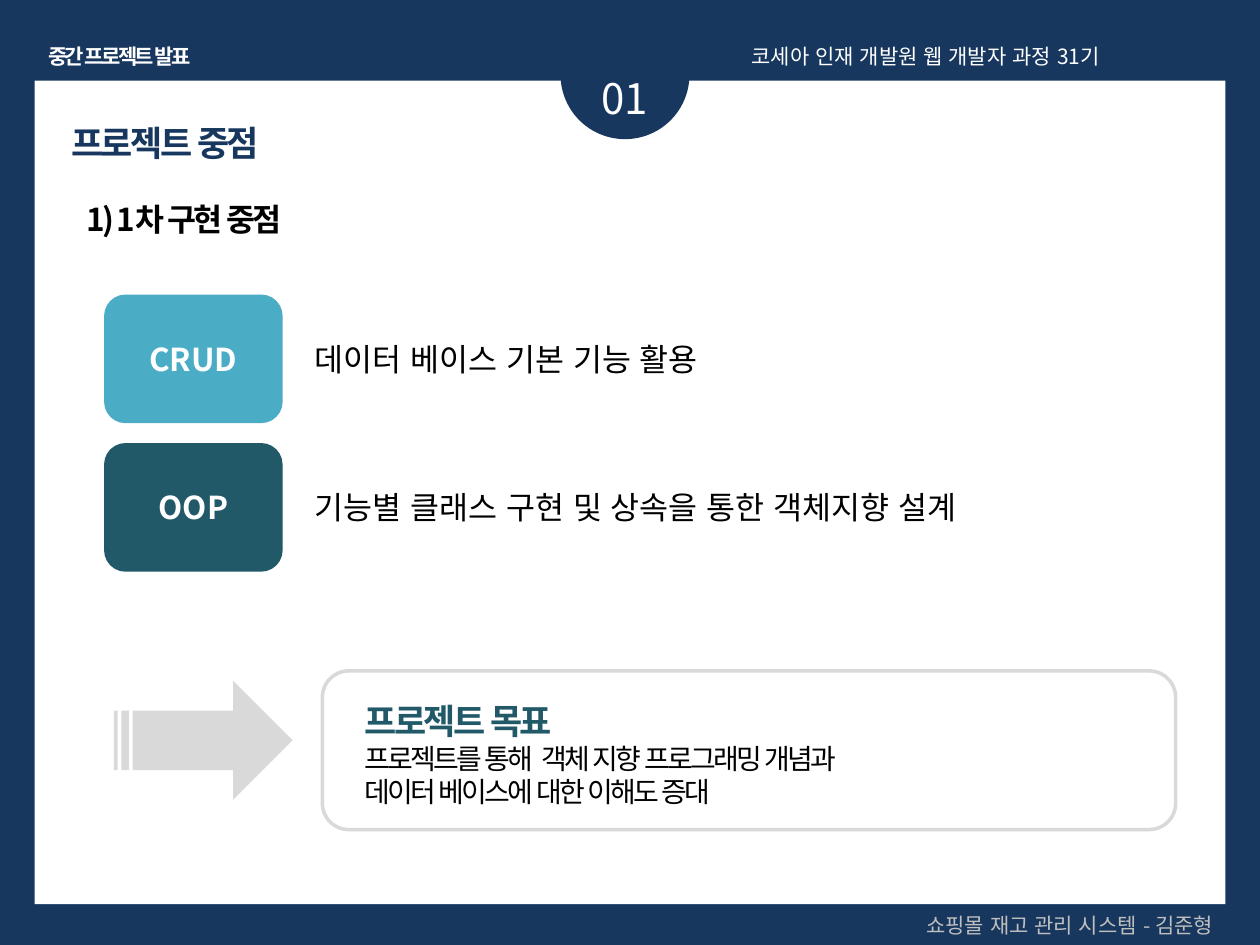
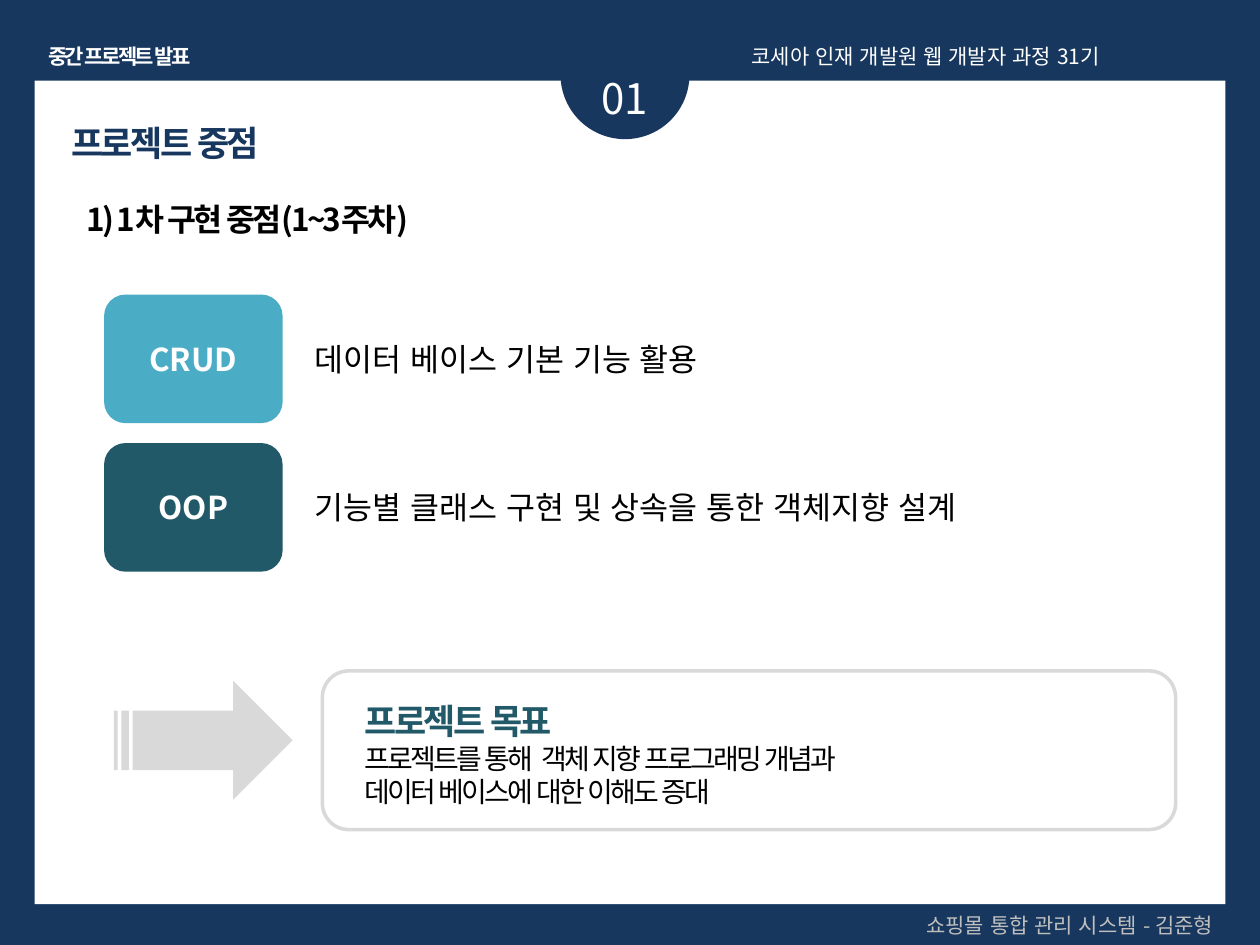
Before and after one commit to Wolfswagen/Kosea_Mid_project, a slide deck: slide 6 of Kosea_Mid_Project/김준형 Project-2nd.pptx. Drawn at 1260x945 pixels with LibreOffice and Linux fonts; fonts in the diff are those of the drawing. Boxes give left, top, right and bottom in pixels: in the first picture for what was removed or moved away, otherwise in the second. Text is boxed around its words. In the diff, an @@ line names an element or a change of style, - is before the commit and + after.

```diff
--- a/Kosea_Mid_Project/김준형 Project-2nd.pptx
+++ b/Kosea_Mid_Project/김준형 Project-2nd.pptx
@@ text at [87, 204, 408, 238]: text changed @@
-1) 1차 구현 중점
+1) 1차 구현 중점(1~3주차)
@@ text at [926, 915, 1213, 935]: text changed @@
-쇼핑몰 재고 관리 시스템 - 김준형
+쇼핑몰 통합 관리 시스템 - 김준형
```
Also in this commit, not shown: 18 other slides changed, 3 other files.
